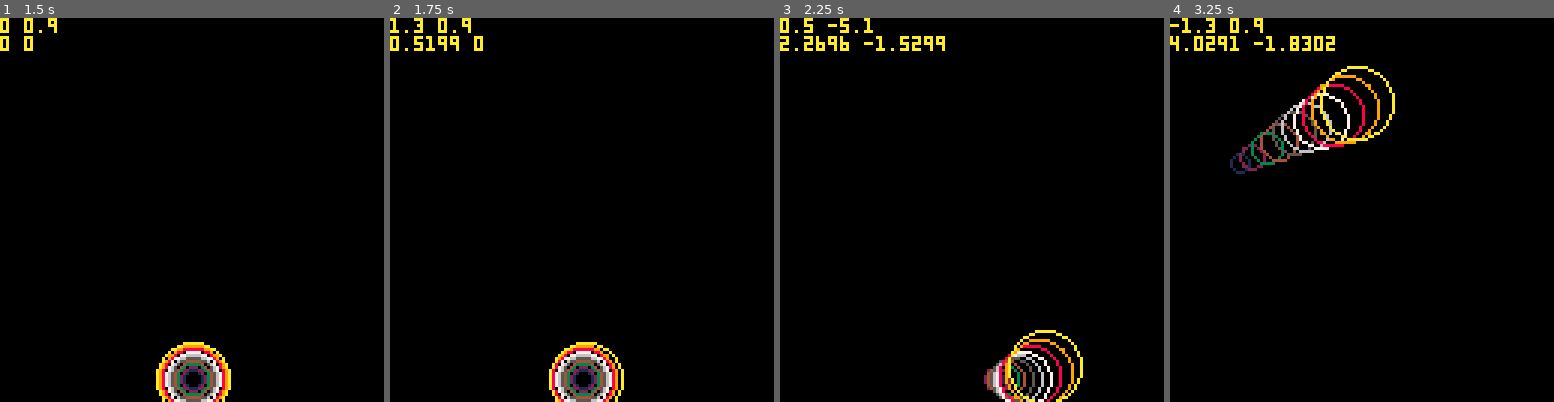
Above: before the commit, frames 1-4 (left to right).
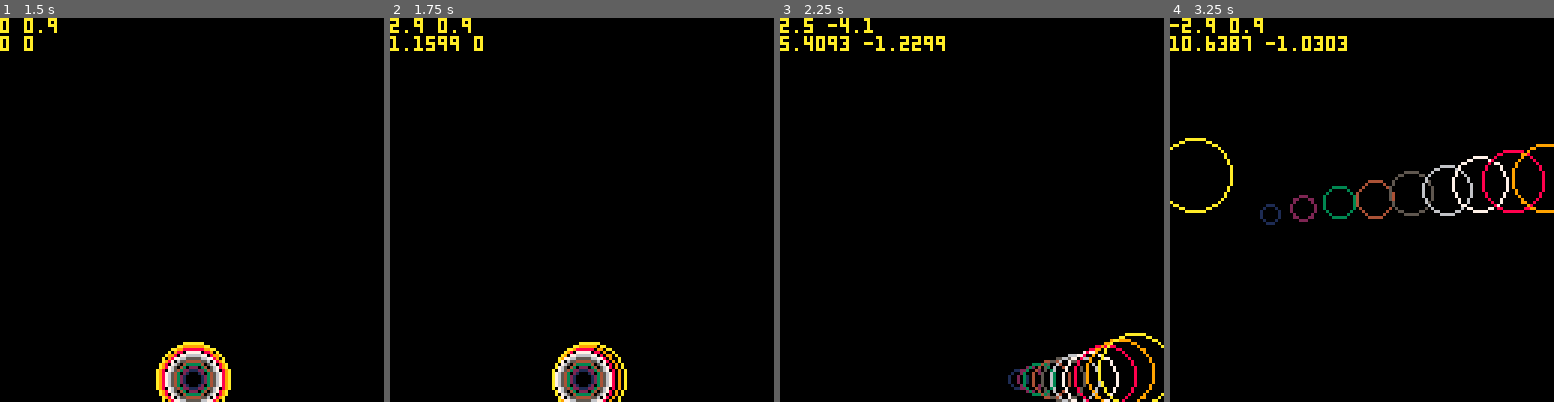
Above: after the commit, the same moments.

Repository: LucaFrincu/Pico-Game
Game: PICO-8 cartridge picoworm.p8
The game is run twice, just before and just after one commit, with the same random seed, the same clock (stepped at 60 frames per second) and the same inputs.
Inputs:
- Up to frame 1 (1.5 s): no input
- Up to frame 2 (1.75 s): hold Right from 1.6 s (still down)
- Up to frame 3 (2.25 s): release Right at 2.1 s; hold Up from 2.15 s (still down)
- Up to frame 4 (3.25 s): release Up at 2.42 s; hold Right 2.47-3.03 s; hold Left from 3.08 s (still down)

Frame 1 is identical in both runs. In frame 2, 0.9% of the frame differs, in the area x 0-62%, y 0-100%; in frame 3, 3.6%; in frame 4, 5.3%, in the area x 0-100%, y 0-54%.

Commit message:
World

Diff:
--- a/picoworm.p8
+++ b/picoworm.p8
@@ -20,13 +20,13 @@
 
 function _update()
 	ay = 0
-	if (btn(⬆️)) ay=-6
-	if (btn(⬇️)) ay=1.5
-	if (btn(⬅️)) ax=-1.5
-	if (btn(➡️)) ax=1.5
+	if (btn(⬆️)) ay=-5
+	if (btn(⬇️)) ay=5
+	if (btn(⬅️)) ax=-3
+	if (btn(➡️)) ax=3
 
-	if ax > 0 then ax = ax-0.2 end
-	if ax < 0 then ax = ax+0.2 end
+	if ax > 0 then ax = ax-0.1 end
+	if ax < 0 then ax = ax+0.1 end
 	ay = ay + 0.9 --gravity
 
 	vx = vx + ax * 0.1
@@ -63,3 +63,97 @@
 
 
 
+…(61 lines of a section not shown)…
+__map__
+0e1e1e1e1e0f1e0e1e1e1e0e1e1e0f1e1e1e0e1e1e1e1e1e1e1e1e1e1e1e1e1e1e1e1e1e1e1e1e1e1e000000000000000000000000000000000000000000000000000000000000000000000000000000000000000000000000000000000000000000000000000000000000000000000000000000000000000000000000000000
+0c0c0c0c0c0c0c0c0c0c0c0c0c0c0c0c0c0c0c0c0c0c0c0c0c0c0c0c0c0c0c0c0c0c0c0c0c0c0c0c0c000000000000000000000000000000000000000000000000000000000000000000000000000000000000000000000000000000000000000000000000000000000000000000000000000000000000000000000000000000
+1c1c0d0d0d0d1c1c0d0d1c0d1c1c0d0d0d0d0d0d0d0d0d0d0d0d0d0d0d0d0d0d0d0d0d0d0d0d0d0d00000000000000000000000000000000000000000000000000000000000000000000000000000000000000000000000000000000000000000000000000000000000000000000000000000000000000000000000000000000
+0d0d0d0d0d0d0d0d0d0d0d0d0d0d0d0d0d0d0d0d0d0d0d0d0d0d0d0d0d0d0d0d0d0d0d0d0d0d0d0d00000000000000000000000000000000000000000000000000000000000000000000000000000000000000000000000000000000000000000000000000000000000000000000000000000000000000000000000000000000
+0d0d0d0d0d0d1c0d0d0d0d0d0d0d0d0d0d0d0d0d0d0d0d0d0d0d0d0d0d0d0d0d0d0d0d0d0d0d0d0d00000000000000000000000000000000000000000000000000000000000000000000000000000000000000000000000000000000000000000000000000000000000000000000000000000000000000000000000000000000
+0d0d0d0d0d0d0d0d0d0d0d0d0d0d1c1c0d0d0d0d0d0d0d0d0d0d0d0d0d0d0d0d0d0d0d0d0d0d0d0d00000000000000000000000000000000000000000000000000000000000000000000000000000000000000000000000000000000000000000000000000000000000000000000000000000000000000000000000000000000
+0d0d1c0d0d0d0d0d0d0d0d0d0d0d0d0d0d0d0d0d0d0d0d0d0d0d0d0d0d0d0d0d0d0d0d0d0d0d0d0d00000000000000000000000000000000000000000000000000000000000000000000000000000000000000000000000000000000000000000000000000000000000000000000000000000000000000000000000000000000
+1c0d0d0d0d0d0d0d0d1c0d0d0d0d0d0d0d0d0d0d0d0d0d0d0d0d0d0d0d0d0d0d0d0d0d0d0d0d0d0d00000000000000000000000000000000000000000000000000000000000000000000000000000000000000000000000000000000000000000000000000000000000000000000000000000000000000000000000000000000
+0d0d0d0d0d0d0d0d0d0d0d0d0d0d0d0d0d0d0d0d0d0d0d0d0d0d0d0d0d0d0d0d0d0d0d0d0d0d0d0d00000000000000000000000000000000000000000000000000000000000000000000000000000000000000000000000000000000000000000000000000000000000000000000000000000000000000000000000000000000
+1c0d0d0d0d0d0d0d0d0d0d0d0d0d0d0d0d0d0d0d0d0d0d0d0d0d0d0d0d0d0d0d0d0d0d0d0d0d0d0d00000000000000000000000000000000000000000000000000000000000000000000000000000000000000000000000000000000000000000000000000000000000000000000000000000000000000000000000000000000
+0d0d0d0d0d0d0d0d0d0d0d0d0d0d0d0d0d0d0d0d0d0d0d0d0d0d0d0d0d0d0d0d0d0d0d0d0d0d0d0d00000000000000000000000000000000000000000000000000000000000000000000000000000000000000000000000000000000000000000000000000000000000000000000000000000000000000000000000000000000
+0d0d0d0d0d0d0d0d0d0d0d0d0d0d0d0d0d0d0d0d0d0d0d0d0d0d0d0d0d0d0d0d0d0d0d0d0d0d0d0d00000000000000000000000000000000000000000000000000000000000000000000000000000000000000000000000000000000000000000000000000000000000000000000000000000000000000000000000000000000
+0d0d0d0d0d0d0d0d0d0d0d0d0d0d0d0d0d0d0d0d0d0d0d0d0d0d0d0d0d0d0d0d0d0d0d0d0d0d0d0d00000000000000000000000000000000000000000000000000000000000000000000000000000000000000000000000000000000000000000000000000000000000000000000000000000000000000000000000000000000
+0d0d0d0d0d0d0d0d0d0d0d0d0d0d0d0d0d0d0d0d0d0d0d0d0d0d0d0d0d0d0d0d0d0d0d0d0d0d0d0d00000000000000000000000000000000000000000000000000000000000000000000000000000000000000000000000000000000000000000000000000000000000000000000000000000000000000000000000000000000
+0d0d0d0d0d0d0d0d0d0d0d0d0d0d0d0d0d0d0d0d0d0d0d0d0d0d0d0d0d0d0d0d0d0d0d0d0d0d0d0d00000000000000000000000000000000000000000000000000000000000000000000000000000000000000000000000000000000000000000000000000000000000000000000000000000000000000000000000000000000
+0d0d0d0d0d0d0d0d0d0d0d0d0d0d0d0d0d0d0d0d0d0d0d0d0d0d0d0d0d0d0d0d0d0d0d0d0d0d0d0d00000000000000000000000000000000000000000000000000000000000000000000000000000000000000000000000000000000000000000000000000000000000000000000000000000000000000000000000000000000
+0d0d0d0d0d0d0d0d0d0d0d0d0d0d0d0d0d0d0d0d0d0d0d0d0d0d0d0d0d0d0d0d0d0d0d0d0d0d0d0d00000000000000000000000000000000000000000000000000000000000000000000000000000000000000000000000000000000000000000000000000000000000000000000000000000000000000000000000000000000
+0d0d0d0d0d0d0d0d0d0d0d0d0d0d0d0d0d0d0d0d0d0d0d0d0d0d0d0d0d0d0d0d0d0d0d0d0d0d0d0d00000000000000000000000000000000000000000000000000000000000000000000000000000000000000000000000000000000000000000000000000000000000000000000000000000000000000000000000000000000
+0d0d0d0d0d0d0d0d0d0d0d0d0d0d0d0d0d0d0d0d0d0d0d0d0d0d0d0d0d0d0d0d0d0d0d0d0d0d0d0d00000000000000000000000000000000000000000000000000000000000000000000000000000000000000000000000000000000000000000000000000000000000000000000000000000000000000000000000000000000
+0d0d0d0d0d0d0d0d0d0d0d0d0d0d0d0d0d0d0d0d0d0d0d0d0d0d0d0d0d0d0d0d0d0d0d0d0d0d0d0d00000000000000000000000000000000000000000000000000000000000000000000000000000000000000000000000000000000000000000000000000000000000000000000000000000000000000000000000000000000
+0d0d0d0d0d0d0d0d0d0d0d0d0d0d0d0d0d0d0d0d0d0d0d0d0d0d0d0d0d0d0d0d0d0d0d0d0d0d0d0d00000000000000000000000000000000000000000000000000000000000000000000000000000000000000000000000000000000000000000000000000000000000000000000000000000000000000000000000000000000
+0d0d0d0d0d0d0d0d0d0d0d0d0d0d0d0d0d0d0d0d0d0d0d0d0d0d0d0d0d0d0d0d0d0d0d0d0d0d0d0d00000000000000000000000000000000000000000000000000000000000000000000000000000000000000000000000000000000000000000000000000000000000000000000000000000000000000000000000000000000
+0d0d0d0d0d0d0d0d0d0d0d0d0d0d0d0d0d0d0d0d0d0d0d0d0d0d0d0d0d0d0d0d0d0d0d0d0d0d0d0d00000000000000000000000000000000000000000000000000000000000000000000000000000000000000000000000000000000000000000000000000000000000000000000000000000000000000000000000000000000
+0d0d0d0d0d0d0d0d0d0d0d0d0d0d0d0d0d0d0d0d0d0d0d0d0d0d0d0d0d0d0d0d0d0d0d0d0d0d0d0d00000000000000000000000000000000000000000000000000000000000000000000000000000000000000000000000000000000000000000000000000000000000000000000000000000000000000000000000000000000
+0d0d0d0d0d0d0d0d0d0d0d0d0d0d0d0d0d0d0d0d0d0d0d0d0d0d0d0d0d0d0d0d0d0d0d0d0d0d0d0d00000000000000000000000000000000000000000000000000000000000000000000000000000000000000000000000000000000000000000000000000000000000000000000000000000000000000000000000000000000
+0d0d0d0d0d0d0d0d0d0d0d0d0d0d0d0d0d0d0d0d0d0d0d0d0d0d0d0d0d0d0d0d0d0d0d0d0d0d0d0d00000000000000000000000000000000000000000000000000000000000000000000000000000000000000000000000000000000000000000000000000000000000000000000000000000000000000000000000000000000
+0d0d0d0d0d0d0d0d0d0d0d0d0d0d0d0d0d0d0d0d0d0d0d0d0d0d0d0d0d0d0d0d0d0d0d0d0d0d0d0d00000000000000000000000000000000000000000000000000000000000000000000000000000000000000000000000000000000000000000000000000000000000000000000000000000000000000000000000000000000
+0d0d0d0d0d0d0d0d0d0d0d0d0d0d0d0d0d0d0d0d0d0d0d0d0d0d0d0d0d0d0d0d0d0d0d0d0d0d0d0d00000000000000000000000000000000000000000000000000000000000000000000000000000000000000000000000000000000000000000000000000000000000000000000000000000000000000000000000000000000
+0d0d0d0d0d0d0d0d0d0d0d0d0d0d0d0d0d0d0d0d0d0d0d0d0d0d0d0d0d0d0d0d0d0d0d0d0d0d0d0d00000000000000000000000000000000000000000000000000000000000000000000000000000000000000000000000000000000000000000000000000000000000000000000000000000000000000000000000000000000
+0d0d0d0d0d0d0d0d0d0d0d0d0d0d0d0d0d0d0d0d0d0d0d0d0d0d0d0d0d0d0d0d0d0d0d0d0d0d0d0d00000000000000000000000000000000000000000000000000000000000000000000000000000000000000000000000000000000000000000000000000000000000000000000000000000000000000000000000000000000
+0d0d0d0d0d0d0d0d0d0d0d0d0d0d0d0d0d0d0d0d0d0d0d0d0d0d0d0d0d0d0d0d0d0d0d0d0d0d0d0d00000000000000000000000000000000000000000000000000000000000000000000000000000000000000000000000000000000000000000000000000000000000000000000000000000000000000000000000000000000
+0d0d0d0d0d0d0d0d0d0d0d0d0d0d0d0d0d0d0d0d0d0d0d0d0d0d0d0d0d0d0d0d0d0d0d0d0d0d0d0d00000000000000000000000000000000000000000000000000000000000000000000000000000000000000000000000000000000000000000000000000000000000000000000000000000000000000000000000000000000
Not shown, changed: 69 lines of the sprite sheet (__gfx__) section of picoworm.p8
